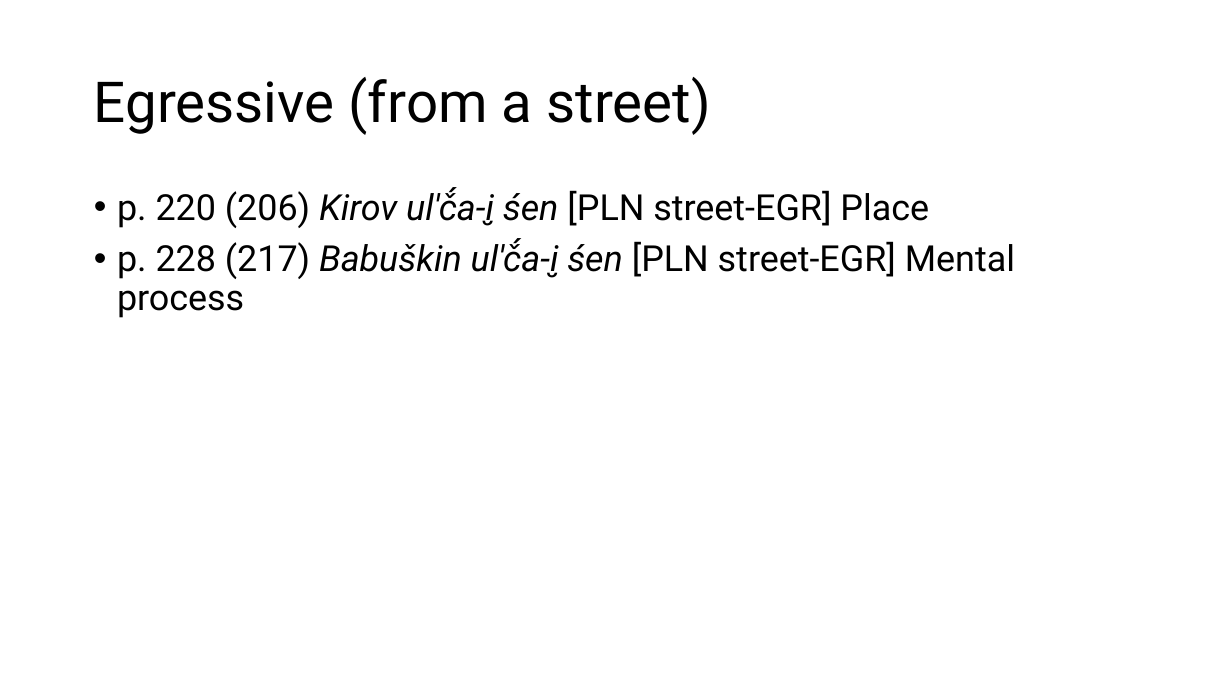
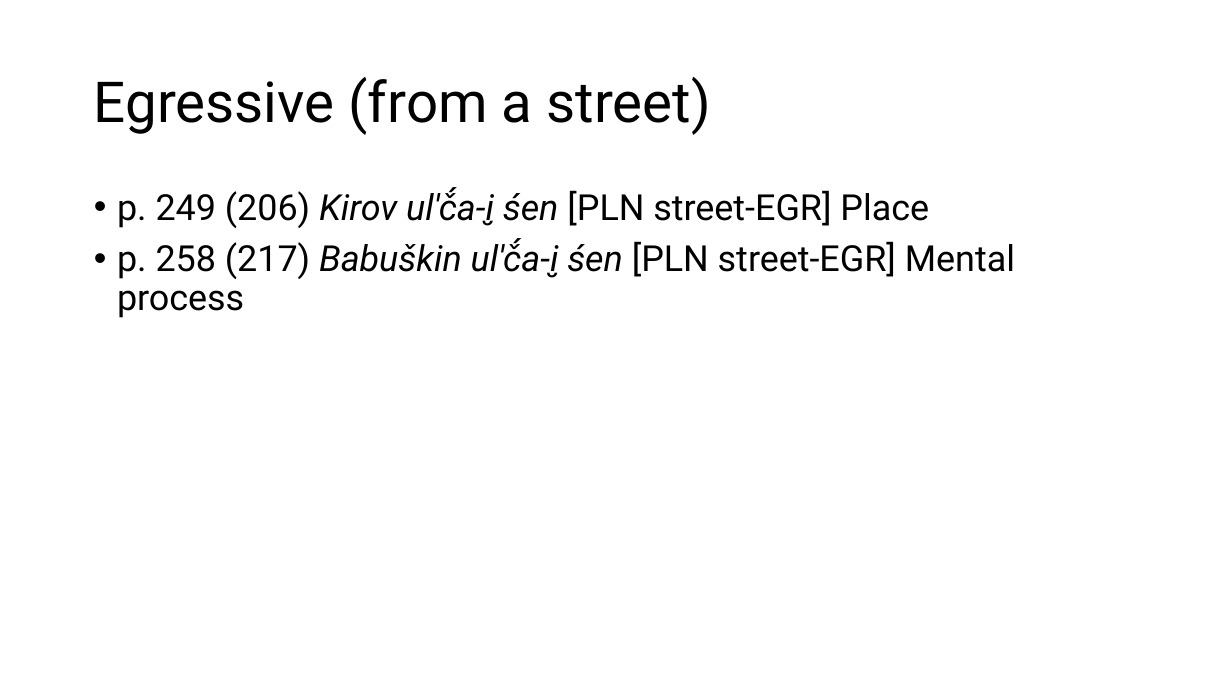
Before and after one commit to lajanda/lajanda.github.io, a slide deck: slide 25 of conference presentations/Defense_Erkkila.pptx (slide 24 before the commit). Drawn at 1232x693 pixels with LibreOffice and Linux fonts; fonts in the diff are those of the drawing. Boxes give left, top, right and bottom in pixels: in the first picture for what was removed or moved away, otherwise in the second. Text is boxed around its words. In the diff, an @@ line names an element or a change of style, - is before the commit and + after.

```diff
--- a/conference presentations/Defense_Erkkila.pptx
+++ b/conference presentations/Defense_Erkkila.pptx
@@ text at (x1=117, y1=187, x2=1015, y2=318): text changed @@
-• p. 220 (206) Kirov ul'č́a-i̮ śen [PLN street-EGR] Place
-• p. 228 (217) Babuškin ul'č́a-i̮ śen [PLN street-EGR] Mental process
+• p. 249 (206) Kirov ul'č́a-i̮ śen [PLN street-EGR] Place
+• p. 258 (217) Babuškin ul'č́a-i̮ śen [PLN street-EGR] Mental process
```
Also in this commit, not shown: 17 other slides changed, 6 slides added, 1 slide removed, 1 other file.
